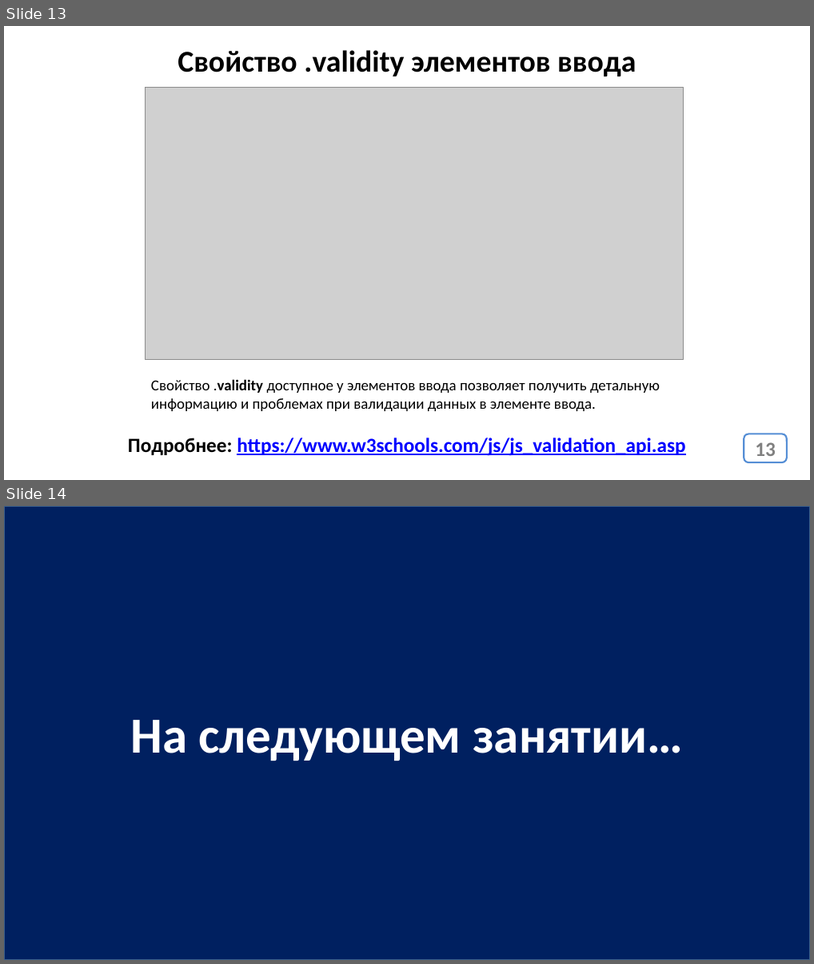
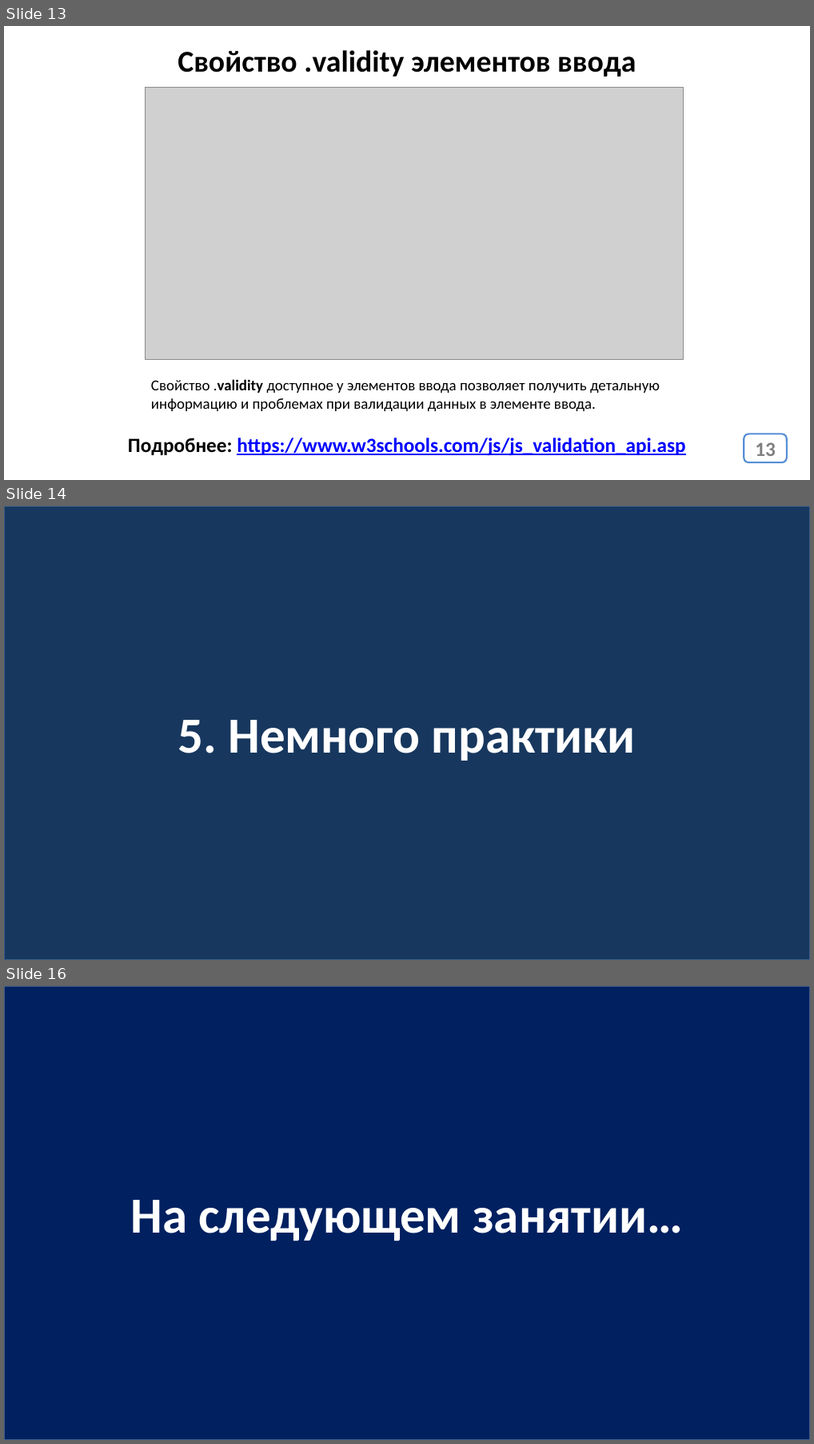
Before and after one commit to js-17-ort-dnipro/lesson11, a slide deck: lesson11.pptx. Shown one above the other, each under a label of ours: slides 13 and 14 before the commit, slides 13, 14 and 16 after it; the slides between them are not shown. The pictures are 814x964 and 814x1444 pixels, drawn with LibreOffice and Linux fonts; fonts in the diff are those of the drawing; grey boxes stand for pictures. Boxes give left, top, right and bottom in pixels: in the first picture for what was removed or moved away, otherwise in the second. Text is boxed around its words. In the diff, an @@ line names an element or a change of style, - is before the commit and + after.

```diff
--- a/lesson11.pptx
+++ b/lesson11.pptx
@@ slide 14 added at (x1=4, y1=506, x2=810, y2=960), background #FFFFFF @@
@@ rectangle added at (x1=4, y1=506, x2=810, y2=960), fill #17375E, outline #3A5F8C 2 pt, 60 pt, text #FFFFFF, bold @@
+5. Немного практики
@@ what was slide 14 is now slide 16 @@
```
Also in this commit, not shown: 1 other slide added, 1 other file.
